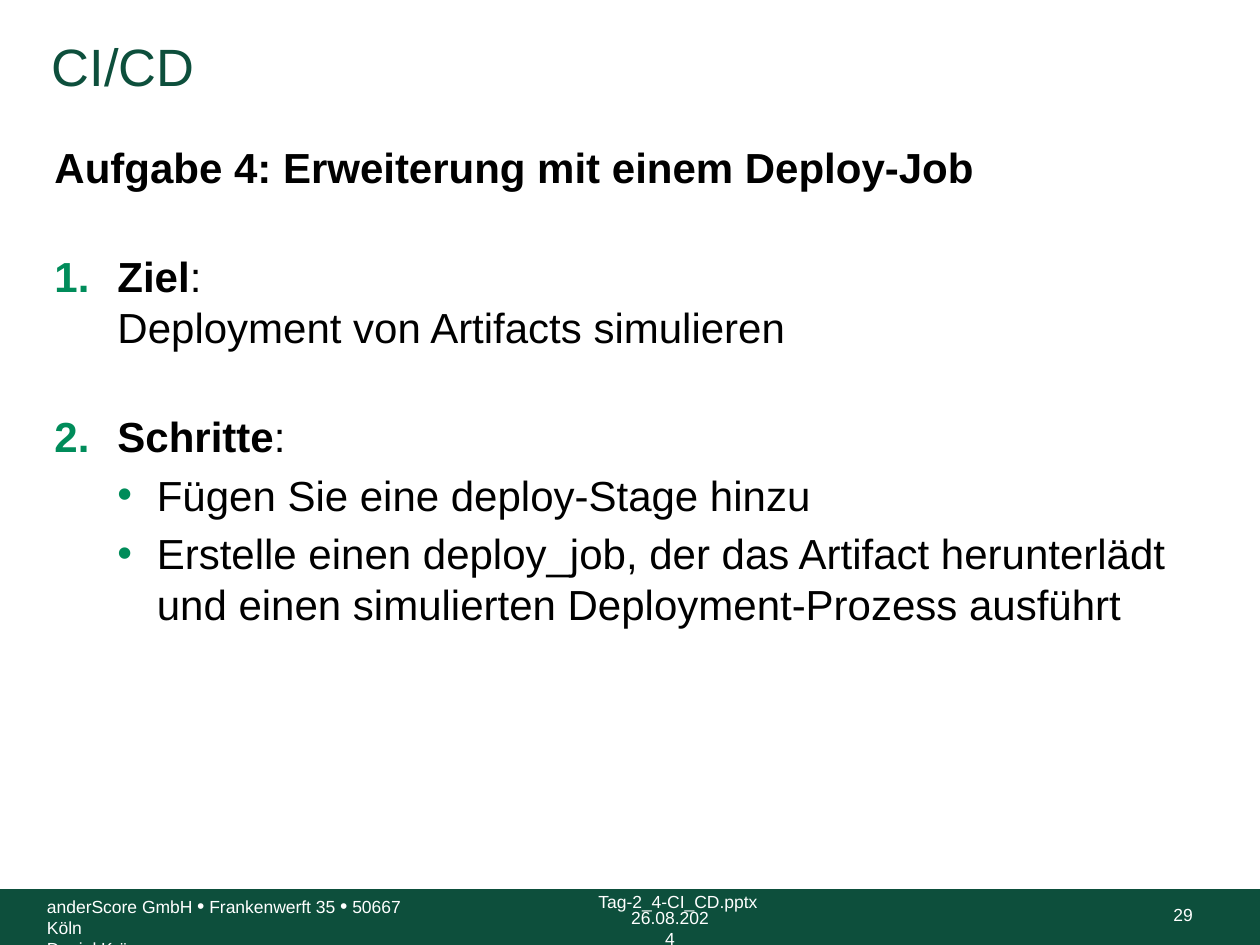
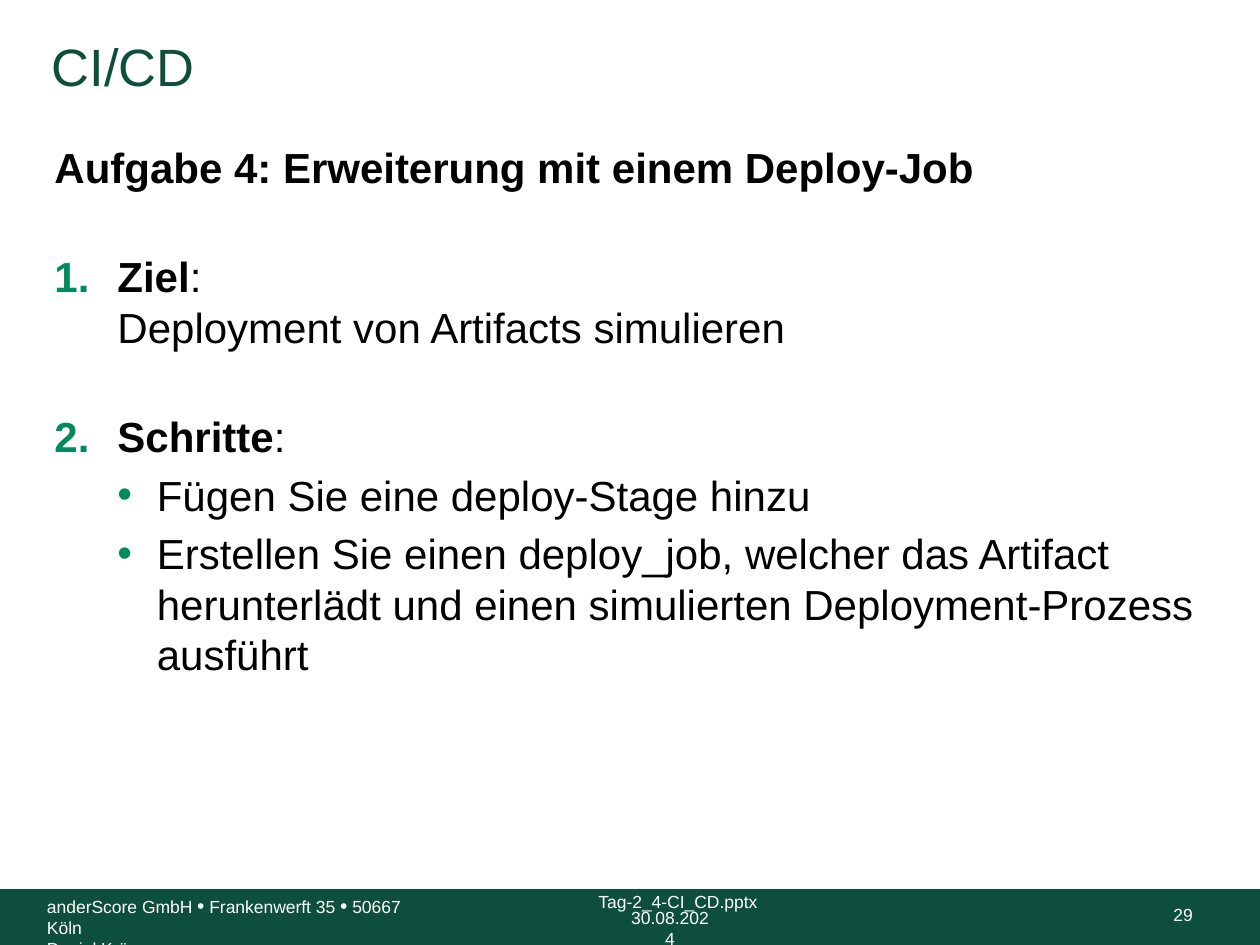
Before and after one commit to anderscore-gmbh/gitlab, a slide deck: slide 29 of slides/Tag-2_4-CI_CD.pptx. Drawn at 1260x945 pixels with LibreOffice and Linux fonts; fonts in the diff are those of the drawing; background and template pictures are left out. Boxes give left, top, right and bottom in pixels: in the first picture for what was removed or moved away, otherwise in the second. Text is boxed around its words. In the diff, an @@ line names an element or a change of style, - is before the commit and + after.

```diff
--- a/slides/Tag-2_4-CI_CD.pptx
+++ b/slides/Tag-2_4-CI_CD.pptx
@@ text at [157, 538, 1193, 671]: text changed @@
-  • Erstelle einen deploy_job, der das Artifact herunterlädt und einen simulierten Deployment-Prozess ausführt
+  • Erstellen Sie einen deploy_job, welcher das Artifact herunterlädt und einen simulierten Deployment-Prozess ausführt
@@ text at [631, 911, 709, 924]: text changed @@
-26.08.2024
+30.08.2024
```
Also in this commit, not shown: 46 other slides changed.
